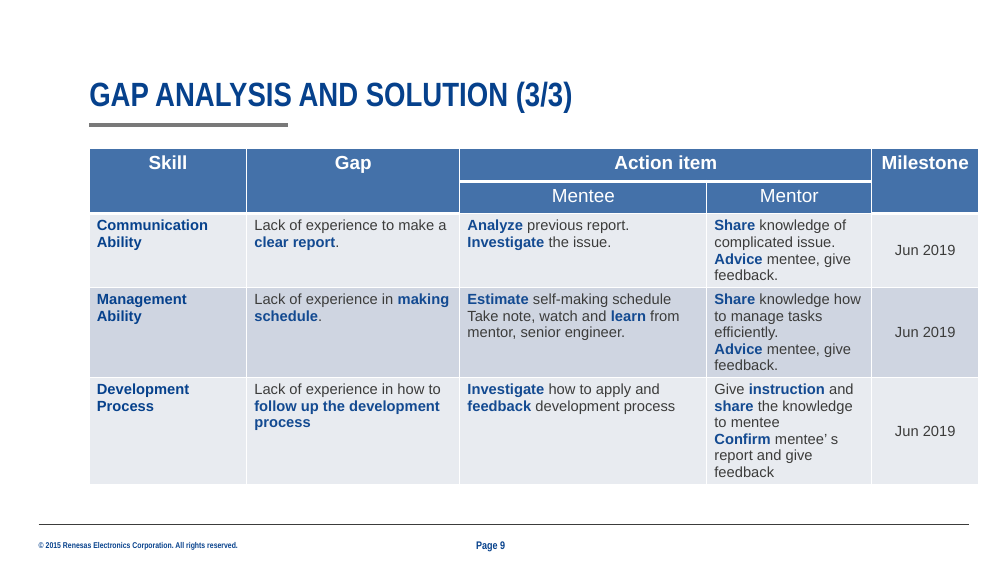
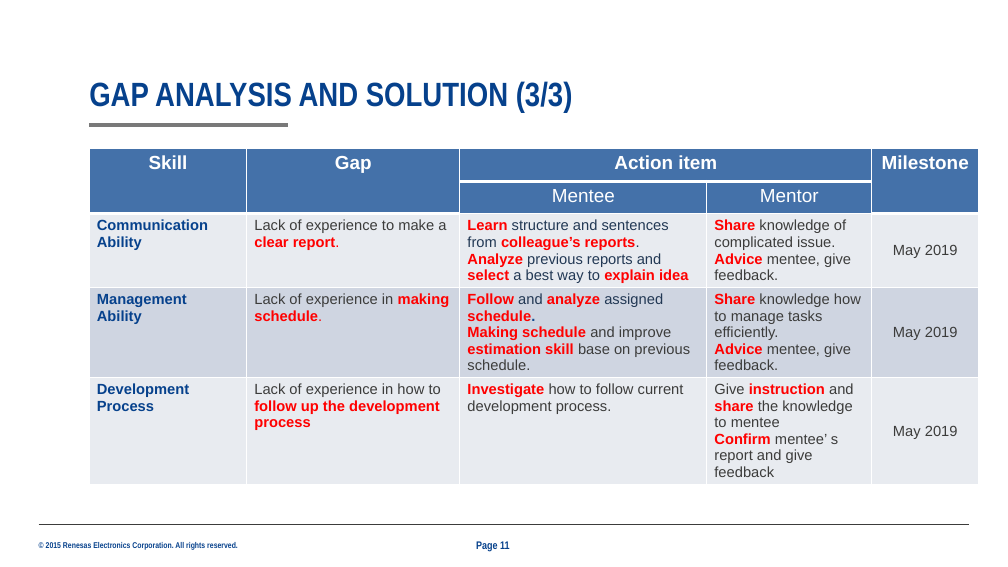
Before and after one commit to boheomap/afsdfsddsf, a slide deck: slide 11 of 25G_TrainingPlan_ThanhPham_2001_new_Jun28.pptx (slide 9 before the commit). Drawn at 1008x567 pixels with LibreOffice and Linux fonts; fonts in the diff are those of the drawing; background and template pictures are left out. Boxes give left, top, right and bottom in pixels: in the first picture for what was removed or moved away, otherwise in the second. Text is boxed around its words. In the diff, an @@ line names an element or a change of style, - is before the commit and + after.

```diff
--- a/25G_TrainingPlan_ThanhPham_2001_new_Jun28.pptx
+++ b/25G_TrainingPlan_ThanhPham_2001_new_Jun28.pptx
@@ table at (x1=89, y1=148, x2=979, y2=501) @@
-row 3, column 3: Analyze previous report. / Investigate the issue.
+row 3, column 3: Learn structure and sentences from colleague’s reports. / Analyze previous reports and select a best way to explain idea
-row 3, column 5: Jun 2019
+row 3, column 5: May 2019
-row 4, column 3: Estimate self-making schedule / Take note, watch and learn from mentor, senior engineer.
+row 4, column 3: Follow and analyze assigned schedule. / Making schedule and improve estimation skill base on previous schedule.
-row 4, column 5: Jun 2019
+row 4, column 5: May 2019
-row 5, column 3: Investigate how to apply and feedback development process
+row 5, column 3: Investigate how to follow current development process.
-row 5, column 5: Jun 2019
+row 5, column 5: May 2019
@@ text colour #134A91 to #FF0000 in "clear report.", "Share", "Advice", "making schedule." and 5 more places @@
@@ text colour #3C3C3B to #FF0000 in "report.", "schedule." @@
@@ page number at (x1=476, y1=541, x2=510, y2=551): text changed @@
-Page 9
+Page 11
```
Also in this commit, not shown: 8 other slides changed, 6 slides added, 3 slides removed.
